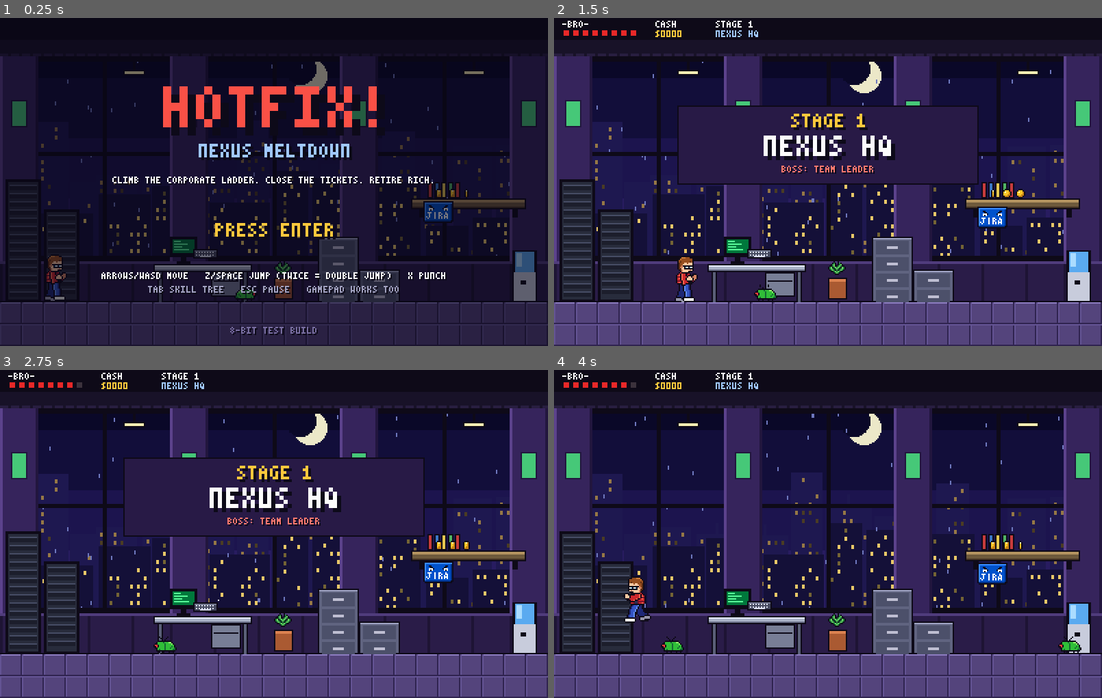
Above: before the commit, frames 1-4 (two rows, left to right).
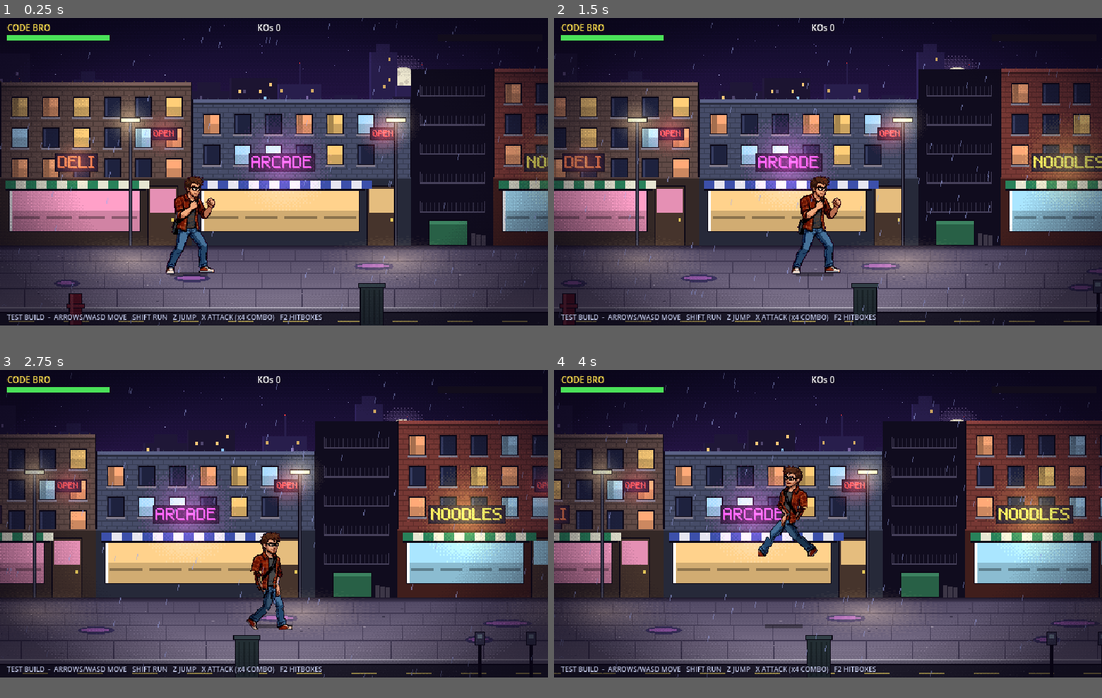
Above: after the commit, the same moments.

Repository: itamar050/HOTFIX
Game: Godot game, scene res://main.tscn
The game is run twice, just before and just after one commit, with the same random seed, the same clock (stepped at 60 frames per second) and the same inputs. Before the commit the project starts from res://game8/main.tscn.
Inputs (mouse positions are in pixels of both pictures, inside the frame that each line leads up to):
- Up to frame 1 (0.25 s): no input
- Up to frame 2 (1.5 s): tap Enter (start, bound only before the commit) at 0.5 s; move the mouse to (948, 165) at 0.52 s; hold Right (right) 0.53-1.25 s; tap Shift (run, bound only after the commit) at 0.6 s; click (948, 165) at 0.67 s; tap Z (jump) at 0.77 s; drag from (718, 198) to (800, 247) at 1.27 s
- Up to frame 3 (2.75 s): move the mouse to (328, 461) at 2.02 s; hold Right (right) from 2.03 s (still down); tap X (punch, bound only before the commit) at 2.1 s; click (328, 461) at 2.17 s; tap Shift (run, bound only after the commit) at 2.3 s
- Up to frame 4 (4 s): release Right (right) at 2.75 s; drag from (800, 599) to (663, 484) at 2.77 s; move the mouse to (992, 583) at 3.52 s; hold Left (left) from 3.53 s (still down); tap Shift (run, bound only after the commit) at 3.6 s; click (992, 583) at 3.67 s; tap Z (jump) at 3.77 s
In our replay, the window is 800x480 before the commit and 800x450 after it. These sizes can differ from the game's own. Grey fills any space a smaller window leaves; there, only what the larger window draws over its background counts as a difference.

The runs differ from the first frame. In frame 1, 65% of the frame differs, in the area x 0-100%, y 0-97%; in frame 2, 72%; in frame 3, 72%; in frame 4, 73%, in the area x 0-100%, y 0-100%.

Commit message:
Brawler upgrade step 1: camera, rendering and a layered street stage
- The 16-bit brawler (main.tscn) is the main scene again: 640x360, integer
  scaling, nearest filtering, pixel snapping. The 8-bit game stays in game8/.
- scripts/brawl_camera.gd: its own node (no longer a child of the player), dead
  zone + look-ahead, fixed lane framing, eased arena locks, trauma-based shake,
  position snapped to whole pixels.
- scripts/stage_street.gd: layered night street (sky, far skyline, mid-rise,
  storefronts, sidewalk lane, foreground props) with neon glow, lamp light
  pools, rain and a vignette. All stage art is TEMPORARY placeholder art drawn
  by tools/make_street_placeholders.py; docs/ART_SPEC.md says how to replace it.

Co-Authored-By: Claude Opus 5.5 <noreply@anthropic.com>
Claude-Session: https://claude.ai/code/session_013EMP3HZ7UCzkngodzLBxGW

Diff:
--- /dev/null
+++ b/godot/assets/placeholder/street_layout.gd
@@ -0,0 +1,37 @@
+## Generated by tools/make_street_placeholders.py: light spots in the placeholder street.
+## Replace together with placeholder_street_front.png when final art lands.
+extends RefCounted
+
+const LANE_TOP := 266
+const LEVEL_W := 2400
+## [x, y, r, g, b, size]: neon signs and lamp heads (additive glow)
+const GLOWS := [
+	[89, 169, 255, 120, 80, 82],
+	[191, 135, 255, 80, 90, 63],
+	[329, 169, 255, 90, 230, 110],
+	[447, 135, 255, 80, 90, 63],
+	[657, 169, 255, 220, 90, 122],
+	[751, 135, 255, 80, 90, 63],
+	[928, 165, 120, 230, 255, 202],
+	[1145, 169, 120, 255, 170, 122],
+	[1231, 135, 255, 80, 90, 63],
+	[1353, 169, 255, 120, 80, 94],
+	[1455, 135, 255, 80, 90, 63],
+	[1689, 169, 255, 90, 230, 110],
+	[1807, 135, 255, 80, 90, 63],
+	[1921, 169, 255, 220, 90, 122],
+	[2015, 135, 255, 80, 90, 63],
+	[2137, 169, 255, 120, 80, 110],
+	[2345, 169, 120, 255, 170, 122],
+	[2431, 135, 255, 80, 90, 63],
+	[152, 122, 255, 230, 160, 70],
+	[462, 122, 255, 230, 160, 70],
+	[772, 122, 255, 230, 160, 70],
+	[1082, 122, 255, 230, 160, 70],
+	[1392, 122, 255, 230, 160, 70],
+	[1702, 122, 255, 230, 160, 70],
+	[2012, 122, 255, 230, 160, 70],
+	[2322, 122, 255, 230, 160, 70],
+]
+## street lamps: light pools on the sidewalk
+const LAMPS := [152, 462, 772, 1082, 1392, 1702, 2012, 2322]
--- a/godot/project.godot
+++ b/godot/project.godot
@@ -1,19 +1,20 @@
 ; Engine configuration file.
-; HOTFIX! Nexus Meltdown: Godot build. Main scene = the 8-bit game (game8/). The old 16-bit slice is main.tscn.
+; HOTFIX! Nexus Meltdown: Godot build. Main scene = the 16-bit brawler (main.tscn, scripts/).
+; The paused 8-bit platformer is game8/ (run res://game8/main.tscn; it was made for 400x240).
 
 config_version=5
 
 [application]
 
 config/name="HOTFIX! Nexus Meltdown - test build"
-run/main_scene="res://game8/main.tscn"
+run/main_scene="res://main.tscn"
 config/features=PackedStringArray("4.4", "GL Compatibility")
 
 [display]
 
-window/size/viewport_width=400
-window/size/viewport_height=240
-window/size/window_width_override=1200
+window/size/viewport_width=640
+window/size/viewport_height=360
+window/size/window_width_override=1280
 window/size/window_height_override=720
 window/stretch/mode="viewport"
 window/stretch/aspect="keep"
--- /dev/null
+++ b/godot/scripts/brawl_camera.gd
@@ -0,0 +1,61 @@
+extends Camera2D
+## Brawler camera: follows a target with a dead zone and look-ahead in the facing direction,
+## keeps the fighting lane framed at a fixed height, eases into arena locks instead of
+## snapping, and shakes with decaying "trauma". The drawn position is rounded to whole
+## pixels, so pixel art never shimmers while the camera moves.
+
+const HALF_W := 320.0  ## half the 640 px view
+const CENTER_Y := 180.0  ## fixed vertical framing (the lane sits in the lower third)
+const DEAD_ZONE := 20.0
+const LOOK_AHEAD := 40.0
+
+var target: Node2D
+var fx := 0.0  ## unsnapped camera x
+var look := 0.0
+var bound_l := 0.0  ## wanted bounds (level or arena)
+var bound_r := 2400.0
+var cur_l := 0.0  ## eased bounds
+var cur_r := 2400.0
+var trauma := 0.0
+
+
+func setup(t: Node2D, left: float, right: float) -> void:
+	target = t
+	bound_l = left
+	bound_r = right
+	cur_l = left
+	cur_r = right
+	anchor_mode = Camera2D.ANCHOR_MODE_DRAG_CENTER
+	position_smoothing_enabled = false
+	fx = clampf(t.position.x, left + HALF_W, right - HALF_W)
+	position = Vector2(roundf(fx), CENTER_Y)
+	make_current()
+
+
+## Arena locks call this; the edges slide into place over a few frames.
+func set_bounds(left: float, right: float) -> void:
+	bound_l = left
+	bound_r = right
+
+
+## 0..1; the shake grows with trauma squared, so small hits stay subtle.
+func add_trauma(amount: float) -> void:
+	trauma = minf(1.0, trauma + amount)
+
+
+func _physics_process(_delta: float) -> void:
+	if target == null:
+		return
+	var face: int = target.face
+	look = move_toward(look, face * LOOK_AHEAD, 1.2)
+	var want: float = target.position.x + look
+	var dx := want - fx
+	if absf(dx) > DEAD_ZONE:
+		fx += (dx - signf(dx) * DEAD_ZONE) * 0.14
+	cur_l = move_toward(cur_l, bound_l, 6.0)
+	cur_r = move_toward(cur_r, bound_r, 6.0)
+	fx = clampf(fx, cur_l + HALF_W, cur_r - HALF_W)
+	trauma = maxf(0.0, trauma - 0.03)
+	var s := trauma * trauma
+	offset = Vector2(roundf(randf_range(-1, 1) * 9.0 * s), roundf(randf_range(-1, 1) * 5.0 * s))
+	position = Vector2(roundf(fx), CENTER_Y)
--- a/godot/scripts/main.gd
+++ b/godot/scripts/main.gd
@@ -1,11 +1,15 @@
 extends Node2D
-## HOTFIX! Godot test slice: stage 1 with the new background art, Code Bro drawn with the
-## imported sprite strips, and arenas where waves of glitched clones attack (the camera
-## locks until they are down). Everything is built in code so main.tscn stays one node.
+## HOTFIX! 16-bit brawler (upgrade in progress): a night street outside Nexus Dynamics,
+## Code Bro drawn with the imported sprite strips, and arenas where waves of glitched clones
+## attack (the camera locks until they are down). Built in code so main.tscn stays one node.
+## Step 1 of the upgrade: camera (scripts/brawl_camera.gd) and the layered street stage
+## (scripts/stage_street.gd, temporary placeholder art).
 
 const GROUND_Y := 300.0
 const LEVEL_W := 2400.0
 const Fighter := preload("res://scripts/fighter.gd")
+const BrawlCamera := preload("res://scripts/brawl_camera.gd")
+const StageStreet := preload("res://scripts/stage_street.gd")
 
 var player: Fighter
 var enemies: Array = []
@@ -20,7 +24,8 @@
 var cleared := false
 var last_enemy = null
 var last_enemy_t := 0
-var cam: Camera2D
+var cam: BrawlCamera
+var stage: Node2D
 var fx: Node2D
 var hitstop := 0
 var shake := 0.0
@@ -39,22 +44,20 @@
 func _ready() -> void:
 	demo = "--demo" in OS.get_cmdline_user_args()
 	_setup_input()
-	_build_background()
 	player = Fighter.new()
 	player.setup(self, true, Vector2(220, GROUND_Y))
 	add_child(player)
 	fx = Node2D.new()
 	fx.z_index = 20
 	add_child(fx)
-	cam = Camera2D.new()
-	cam.limit_left = 0
-	cam.limit_right = int(LEVEL_W)
-	cam.limit_top = 0
-	cam.limit_bottom = 360
-	cam.position_smoothing_enabled = true
-	cam.position_smoothing_speed = 7.0
-	cam.limit_smoothed = true
-	player.add_child(cam)
+	# the camera is its own node (not a child of the player), so knockback and hit
+	# reactions don't jerk the whole view around
+	cam = BrawlCamera.new()
+	add_child(cam)
+	cam.setup(player, 0.0, LEVEL_W)
+	stage = StageStreet.new()
+	add_child(stage)
+	stage.build(LEVEL_W, cam)
 	_build_hud()
 	_build_audio()
 
@@ -115,48 +118,6 @@
 	return false
 
 
-# ---- the stage ---------------------------------------------------------------------------
-func _layer(path: String, scroll: float, y: float, z: int, tint := Color.WHITE) -> void:
-	_layer_tex(load(path), scroll, y, z, tint)
-
-
-func _layer_tex(tex: Texture2D, scroll: float, y: float, z: int, tint := Color.WHITE) -> void:
-	var p := Parallax2D.new()
-	var s := Sprite2D.new()
-	s.texture = tex
-	s.centered = false
-	s.position = Vector2(0, y)
-	s.modulate = tint
-	p.add_child(s)
-	p.scroll_scale = Vector2(scroll, 1.0)
-	p.repeat_size = Vector2(tex.get_width(), 0)
-	p.repeat_times = maxi(4, int(ceil(700.0 / tex.get_width())) + 2)
-	p.z_index = z
-	add_child(p)
-
-
-func _build_background() -> void:
-	# depth: the further back a layer is, the darker and cooler it is drawn
-	_layer("res://assets/sprites/stage1_far.png", 0.35, 0.0, -20, Color(0.72, 0.72, 0.88))
-	# the floor runs from just under the cubicles to below the screen; feet stand 100 px into it
-	var floor_top := GROUND_Y - 100.0
-	# the back wall: cubicles in front of big windows (transparent, the skyline shows through)
-	var wall_tex: Texture2D = load("res://assets/sprites/stage1_wall.png")
-	_layer("res://assets/sprites/stage1_wall.png", 0.75, floor_top + 4.0 - wall_tex.get_height(), -15, Color(0.86, 0.86, 0.96))
-	_layer("res://assets/sprites/stage1_floor.png", 1.0, floor_top, -10)
-	# a soft contact shadow where the wall meets the floor, so they read as one room
-	var grad := Gradient.new()
-	grad.set_color(0, Color(0, 0, 0.05, 0.6))
-	grad.set_color(1, Color(0, 0, 0.05, 0.0))
-	var shadow := GradientTexture2D.new()
-	shadow.gradient = grad
-	shadow.width = 64
-	shadow.height = 22
-	shadow.fill_from = Vector2(0, 0)
-	shadow.fill_to = Vector2(0, 1)
-	_layer_tex(shadow, 1.0, floor_top, -9)
-
-
 # ---- HUD -------------------------------------------------------------------------------
 func _bar(x: float, y: float, w: float, col: Color, parent: Node) -> ColorRect:
 	var back := ColorRect.new()
@@ -187,6 +148,7 @@
 
 func _build_hud() -> void:
 	var hud := CanvasLayer.new()
+	hud.layer = 5  # above the vignette (layer 1)
 	add_child(hud)
 	_label("CODE BRO", 8, 4, hud, 10, Color(1, 0.88, 0.3))
 	hp_bar = _bar(8, 20, 120, Color(0.29, 0.88, 0.35), hud)
@@ -261,8 +223,10 @@
 		if e.gone:
 			enemies.erase(e)
 			e.queue_free()
-	shake = maxf(0.0, shake - 0.5)
-	cam.offset = Vector2(randf_range(-shake, shake), randf_range(-shake, shake))
+	# hits set `shake` (1.5 light .. 3 heavy); the camera turns it into decaying trauma
+	if shake > 0.0:
+		cam.add_trauma(shake * 0.08)
+		shake = 0.0
 	hp_bar.size.x = 120.0 * player.hp / player.max_hp
 	if last_enemy_t > 0:
 		last_enemy_t -= 1
@@ -300,8 +264,7 @@
 			arena = arenas_done
 			var x0: float = ARENAS[arena]["x0"]
 			lock = Vector2(x0 + 20.0, x0 + 620.0)
-			cam.limit_left = int(x0)
-			cam.limit_right = int(x0 + 640.0)
+			cam.set_bounds(x0, x0 + 640.0)
 			wave = 0
 			_spawn_wave()
 		elif not cleared and arenas_done == ARENAS.size() and player.position.x > LEVEL_W - 200.0:
@@ -324,8 +287,7 @@
 	arena = -1
 	arenas_done += 1
 	lock = Vector2(30.0, LEVEL_W - 30.0)
-	cam.limit_left = 0
-	cam.limit_right = int(LEVEL_W)
+	cam.set_bounds(0.0, LEVEL_W)
 	go_t = 150
 	sfx("go")
 
--- /dev/null
+++ b/godot/scripts/stage_street.gd
@@ -0,0 +1,125 @@
+extends Node2D
+## Stage presentation (upgrade step 1): a layered night street. Back to front:
+## sky (fixed) > far skyline (0.15) > mid-rise buildings (0.45) > storefronts and the
+## sidewalk lane (world-locked) > neon glow and lamp light > fighters > foreground props
+## (1.3, in front of the fighters) > rain > vignette.
+## ALL ART HERE IS TEMPORARY: assets/placeholder/placeholder_*.png are drawn by
+## tools/make_street_placeholders.py. Replace a file with final art of the same size and
+## name (docs/ART_SPEC.md); glow/lamp positions are in assets/placeholder/street_layout.gd.
+
+const Layout = preload("res://assets/placeholder/street_layout.gd")
+const DIR := "res://assets/placeholder/"
+
+var cam: Camera2D
+var glow_tex: Texture2D
+var neon: Array = []  ## [Sprite2D, base Color, flicker phase]
+var rain: Node2D
+var t := 0
+
+
+func build(level_w: float, camera: Camera2D) -> void:
+	cam = camera
+	glow_tex = load(DIR + "placeholder_glow.png")
+	_parallax("placeholder_street_sky.png", 0.0, 0.0, -50)
+	_parallax("placeholder_street_far.png", 0.15, 0.0, -45)
+	_parallax("placeholder_street_mid.png", 0.45, 2.0, -40)
+	# storefronts and the sidewalk are drawn once along the whole level (scroll 1)
+	_world("placeholder_street_front.png", 0.0, -30)
+	_world("placeholder_street_ground.png", Layout.LANE_TOP, -31)
+	# neon signs and lamp heads glow (additive, integer scale so the dither stays crisp)
+	for g in Layout.GLOWS:
+		var col := Color8(g[2], g[3], g[4])
+		var sc := maxi(1, roundi(g[5] / 64.0))
+		var s := _glow(Vector2(g[0], g[1]), Vector2(sc, sc), Color(col, 0.55), -29)
+		neon.append([s, Color(col, 0.55), randf() * 100.0])
+	# warm light pools on the sidewalk under each street lamp
+	for x in Layout.LAMPS:
+		_glow(Vector2(x, Layout.LANE_TOP + 18), Vector2(3, 1), Color(1.0, 0.85, 0.55, 0.32), -29)
+	# foreground street furniture passes in front of the fighters, faster than the world
+	var fore := _parallax("placeholder_street_fore.png", 1.3, 300.0, 10)
+	fore.modulate = Color(0.7, 0.66, 0.8)
+	rain = Node2D.new()
+	rain.z_index = 15
+	rain.draw.connect(_draw_rain)
+	add_child(rain)
+	var vl := CanvasLayer.new()
+	vl.layer = 1
+	add_child(vl)
+	var vg := TextureRect.new()
+	vg.texture = load(DIR + "placeholder_vignette.png")
+	vg.mouse_filter = Control.MOUSE_FILTER_IGNORE
+	vl.add_child(vg)
+
+
+func _parallax(file: String, scroll: float, y: float, z: int) -> Parallax2D:
+	var tex: Texture2D = load(DIR + file)
+	var p := Parallax2D.new()
+	p.scroll_scale = Vector2(scroll, 1.0)
+	p.repeat_size = Vector2(tex.get_width(), 0)
+	p.repeat_times = 3
+	p.z_index = z
+	var s := Sprite2D.new()
+	s.texture = tex
+	s.centered = false
+	s.position = Vector2(0, y)
+	p.add_child(s)
+	add_child(p)
+	return p
+
+
+func _world(file: String, y: float, z: int) -> void:
+	var s := Sprite2D.new()
+	s.texture = load(DIR + file)
+	s.centered = false
+	s.position = Vector2(0, y)
+	s.z_index = z
+	add_child(s)
+
+
+func _glow(pos: Vector2, sc: Vector2, col: Color, z: int) -> Sprite2D:
+	var s := Sprite2D.new()
+	s.texture = glow_tex
+	s.position = pos
+	s.scale = sc
+	s.modulate = col
+	s.z_index = z
+	var m := CanvasItemMaterial.new()
+	m.blend_mode = CanvasItemMaterial.BLEND_MODE_ADD
+	s.material = m
+	add_child(s)
+	return s
+
+
+func _physics_process(_delta: float) -> void:
+	t += 1
+	# neon hums; now and then a sign stutters off for a few frames
+	for n in neon:
+		var s: Sprite2D = n[0]
+		var base: Color = n[1]
+		var ph: float = n[2]
+		var off := fmod(t * 0.37 + ph * 13.0, 400.0) < 6.0
+		s.modulate = Color(base, 0.08 if off else base.a * (0.9 + 0.1 * sin(t * 0.05 + ph)))
+	if cam:
+		rain.position = cam.get_screen_center_position() - Vector2(320, 180)
+	rain.queue_redraw()
+
+
+func _draw_rain() -> void:
+	var r := RandomNumberGenerator.new()
+	r.seed = 5
+	var drop := Color(0.62, 0.66, 0.92, 0.55)
+	for i in 110:
+		var x := float((r.randi_range(0, 680) - t * 2) % 680)
+		if x < 0:
+			x += 680
+		var y := float((r.randi_range(0, 360) + t * 9) % 380) - 20
+		rain.draw_line(Vector2(x - 40, y), Vector2(x - 42, y + 7), drop)
+	# splashes on the sidewalk
+	for i in 8:
+		var k := (t / 6 + i * 7) % 40
+		if k < 3:
+			var sx := float(r.randi_range(0, 640))
+			var sy := float(r.randi_range(Layout.LANE_TOP + 6, 336))
+			rain.draw_rect(Rect2(sx - 2, sy, 1, 1), drop)
+			rain.draw_rect(Rect2(sx + 2, sy, 1, 1), drop)
+			rain.draw_rect(Rect2(sx, sy - 1, 1, 1), drop)
Binary file added: godot/assets/placeholder/placeholder_glow.png
Not shown, added: godot/assets/placeholder/placeholder_glow.png.import
Binary file added: godot/assets/placeholder/placeholder_street_far.png
Not shown, added: godot/assets/placeholder/placeholder_street_far.png.import
Binary file added: godot/assets/placeholder/placeholder_street_fore.png
Not shown, added: godot/assets/placeholder/placeholder_street_fore.png.import
Binary file added: godot/assets/placeholder/placeholder_street_front.png
Not shown, added: godot/assets/placeholder/placeholder_street_front.png.import
Binary file added: godot/assets/placeholder/placeholder_street_ground.png
Not shown, added: godot/assets/placeholder/placeholder_street_ground.png.import
Binary file added: godot/assets/placeholder/placeholder_street_mid.png
Not shown, added: godot/assets/placeholder/placeholder_street_mid.png.import
(and 9 more such lines)
